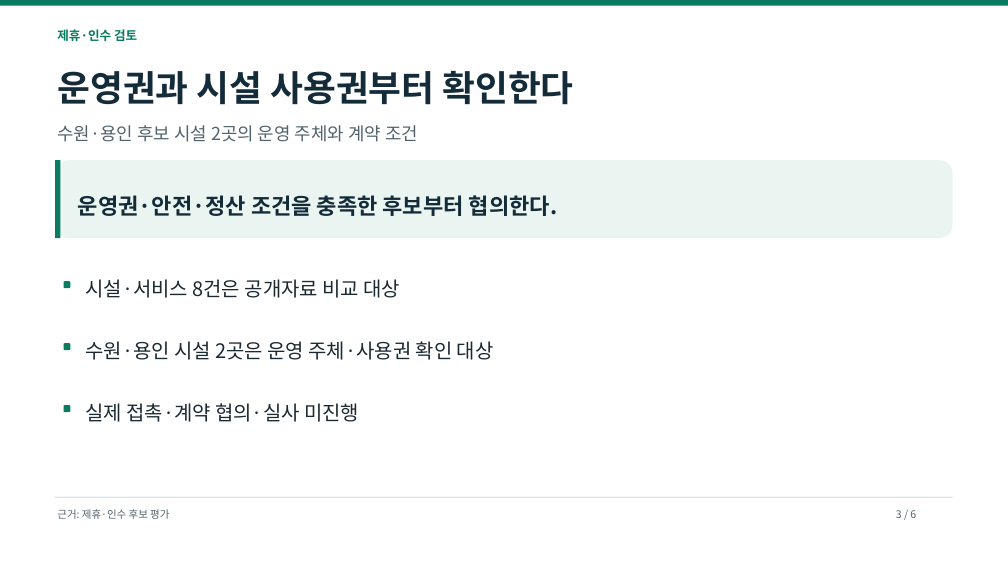
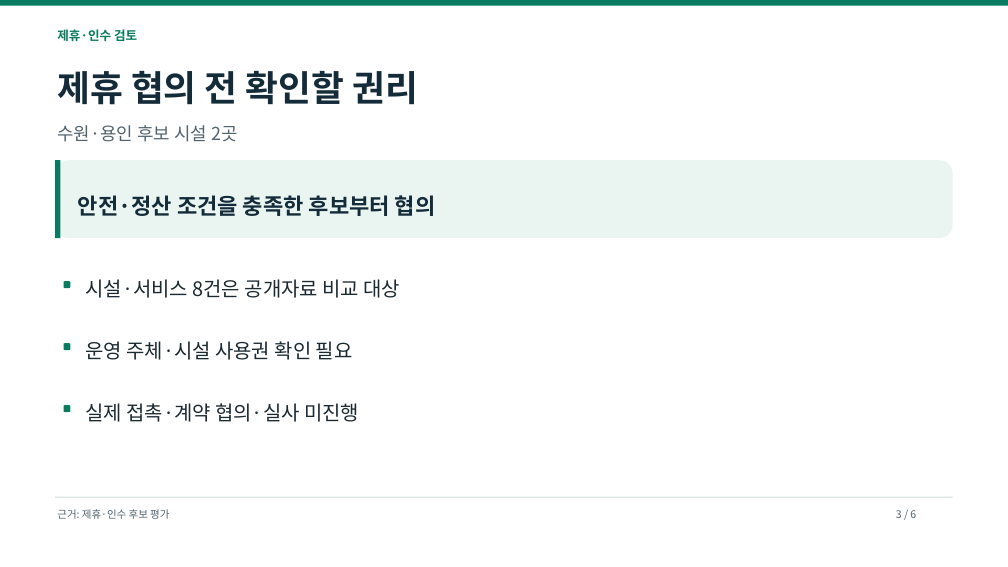
Before and after one commit to dohyunkimmm/footmate-case-study, a slide deck: slide 3 of src/case-study/downloads/footmate_strategy_p0_p2.pptx. Drawn at 1008x567 pixels with LibreOffice and Linux fonts; fonts in the diff are those of the drawing. Boxes give left, top, right and bottom in pixels: in the first picture for what was removed or moved away, otherwise in the second. Text is boxed around its words. In the diff, an @@ line names an element or a change of style, - is before the commit and + after.

```diff
--- a/src/case-study/downloads/footmate_strategy_p0_p2.pptx
+++ b/src/case-study/downloads/footmate_strategy_p0_p2.pptx
@@ text at bbox=[57, 71, 418, 105]: text changed @@
-운영권과 시설 사용권부터 확인한다
+제휴 협의 전 확인할 권리
@@ text at bbox=[57, 125, 237, 142]: text changed @@
-수원·용인 후보 시설 2곳의 운영 주체와 계약 조건
+수원·용인 후보 시설 2곳
@@ text at bbox=[78, 195, 436, 216]: text changed @@
-운영권·안전·정산 조건을 충족한 후보부터 협의한다.
+안전·정산 조건을 충족한 후보부터 협의
@@ text at bbox=[85, 341, 353, 360]: text changed @@
-수원·용인 시설 2곳은 운영 주체·사용권 확인 대상
+운영 주체·시설 사용권 확인 필요
```
Also in this commit, not shown: 5 other slides changed, 15 other files.
